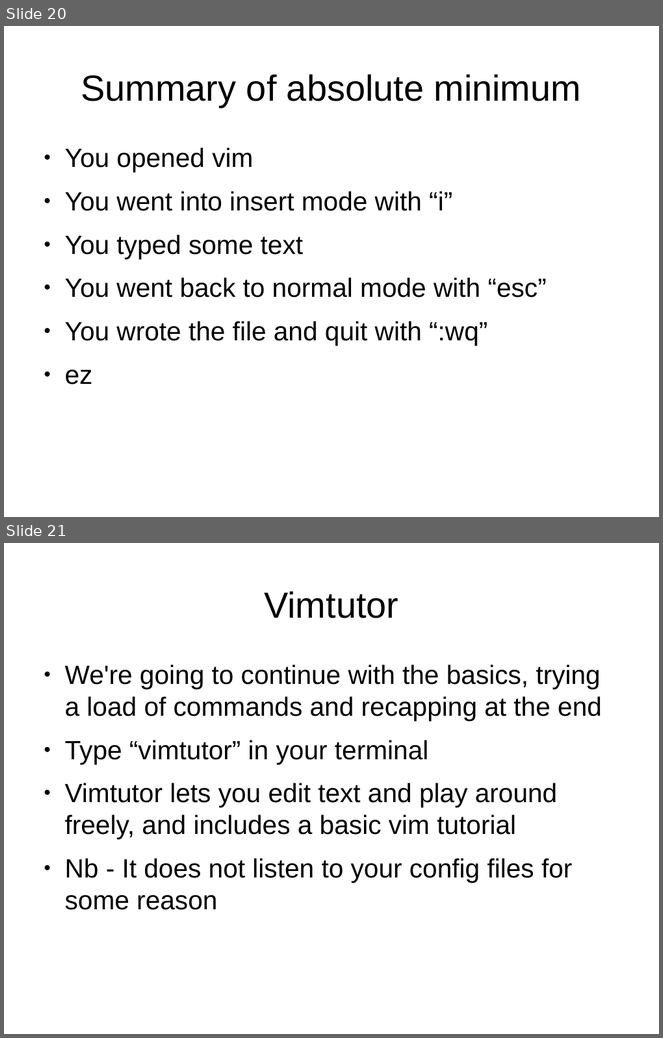
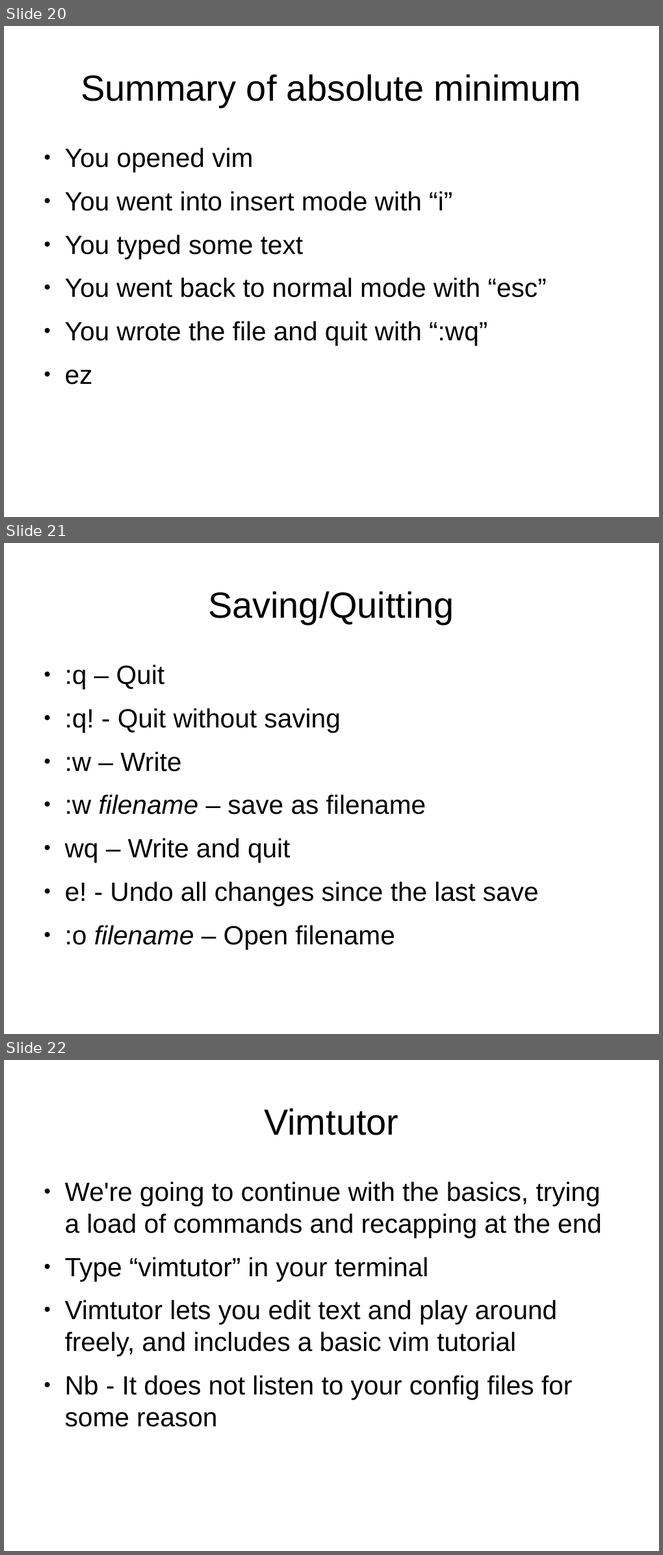
Before and after one commit to mikesligo/Vimtorial, a slide deck: Beginner pres.odp. Shown one above the other, each under a label of ours: slides 20 and 21 before the commit, slides 20, 21 and 22 after it. The pictures are 663x1038 and 663x1555 pixels, drawn with LibreOffice and Linux fonts; fonts in the diff are those of the drawing. Boxes give left, top, right and bottom in pixels: in the first picture for what was removed or moved away, otherwise in the second. Text is boxed around its words. In the diff, an @@ line names an element or a change of style, - is before the commit and + after.

```diff
--- a/Beginner pres.odp
+++ b/Beginner pres.odp
@@ slide 21 added at bbox=[4, 543, 659, 1034], background #FFFFFF @@
@@ title added at bbox=[208, 591, 454, 624], 44 pt, text #000000 @@
+Saving/Quitting
@@ text added at bbox=[65, 665, 539, 949], 32 pt, text #000000 @@
+● :q – Quit
+● :q! - Quit without saving
+● :w – Write
+● :w filename – save as filename
+● wq – Write and quit
+● e! - Undo all changes since the last save
+● :o filename – Open filename
@@ what was slide 21 is now slide 22 @@
```
Also in this commit, not shown: 1 slide changed, 4 other slides added, 1 other file.
